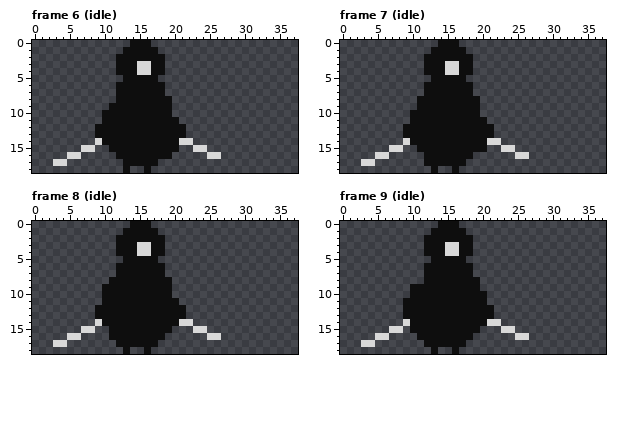
One commit to this pixel-art file: Assets/Penusbmic/02 DARK - Enemies Pack 1/assassin/Assassin.aseprite. Above: the version before the commit.
91x19 pixels, 64 frames. Pixels under 10% opacity are left out. Colours within 5 levels of each other are drawn and written as one. Shown: frame 6 (idle): x 0..37, y 0..18; frame 7 (idle): x 0..37, y 0..18; frame 8 (idle): x 0..37, y 0..18; frame 9 (idle): x 0..37, y 0..18. The commit also changed other frames, which this record leaves out.
And afterwards:
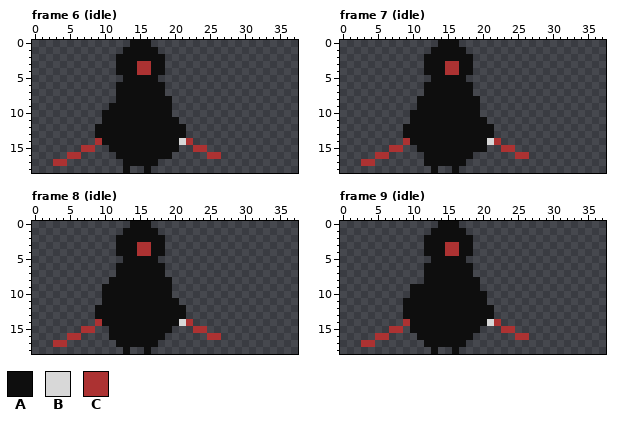
Palette (. is transparent): A #0e0e0e  B #d8d8d8  C #ac3232
Change:
--- frame 6 (idle), layers "Layer 5", "Layer 4", "Layer 3"
@@ x 13..18 @@
  2 AAAAAA
- 3 AABBAA
- 4 AABBAA
+ 3 AACCAA
+ 4 AACCAA
  5 AAAAA.
@@ x 0..37 @@
 13 .........AAAAAAAAAAAAA................
-14 .........BAAAAAAAAAAABB...............
-15 .......BB..AAAAAAAAAA..BB.............
-16 .....BB.....AAAAAAAA.....BB...........
-17 ...BB........AAAAA....................
+14 .........CAAAAAAAAAAABC...............
+15 .......CC..AAAAAAAAAA..CC.............
+16 .....CC.....AAAAAAAA.....CC...........
+17 ...CC........AAAAA....................
 18 .............A..A.....................
--- frame 7 (idle), layers "Layer 5", "Layer 4", "Layer 3"
@@ x 13..18 @@
  2 AAAAAA
- 3 AABBAA
- 4 AABBAA
+ 3 AACCAA
+ 4 AACCAA
  5 AAAAA.
@@ x 0..37 @@
 13 .........AAAAAAAAAAAAA................
-14 .........BAAAAAAAAAAABB...............
-15 .......BB..AAAAAAAAAA..BB.............
-16 .....BB.....AAAAAAA......BB...........
-17 ...BB.......AAAAAA....................
+14 .........CAAAAAAAAAAABC...............
+15 .......CC..AAAAAAAAAA..CC.............
+16 .....CC.....AAAAAAA......CC...........
+17 ...CC.......AAAAAA....................
 18 .............A..A.....................
--- frame 8 (idle), layers "Layer 5", "Layer 4", "Layer 3"
@@ x 13..18 @@
  2 AAAAAA
- 3 AABBAA
- 4 AABBAA
+ 3 AACCAA
+ 4 AACCAA
  5 AAAAA.
@@ x 0..37 @@
 13 .........AAAAAAAAAAAAA................
-14 .........BAAAAAAAAAAABB...............
-15 .......BB..AAAAAAAAA...BB.............
-16 .....BB....AAAAAAAA......BB...........
-17 ...BB.......AAAAAA....................
+14 .........CAAAAAAAAAAABC...............
+15 .......CC..AAAAAAAAA...CC.............
+16 .....CC....AAAAAAAA......CC...........
+17 ...CC.......AAAAAA....................
 18 .............A..A.....................
--- frame 9 (idle), layers "Layer 5", "Layer 4", "Layer 3"
@@ x 13..18 @@
  2 AAAAAA
- 3 AABBAA
- 4 AABBAA
+ 3 AACCAA
+ 4 AACCAA
  5 AAAAA.
@@ x 0..37 @@
 13 .........AAAAAAAAAAAAA................
-14 .........BAAAAAAAAAAABB...............
-15 .......BB.AAAAAAAAAA...BB.............
-16 .....BB....AAAAAAAA......BB...........
-17 ...BB.......AAAAAA....................
+14 .........CAAAAAAAAAAABC...............
+15 .......CC.AAAAAAAAAA...CC.............
+16 .....CC....AAAAAAAA......CC...........
+17 ...CC.......AAAAAA....................
 18 .............A..A.....................
